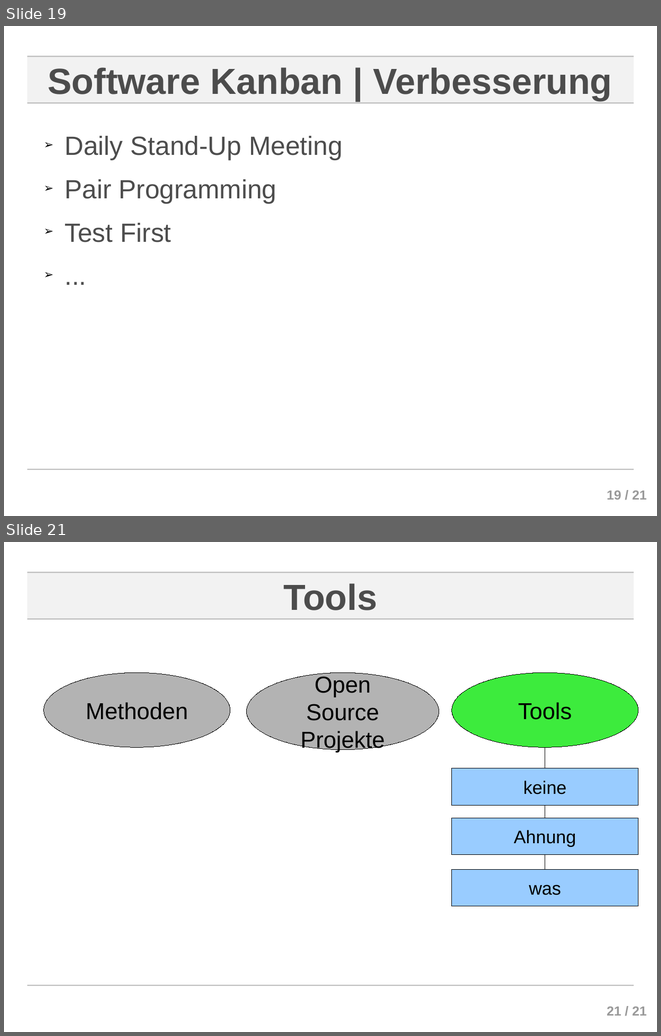
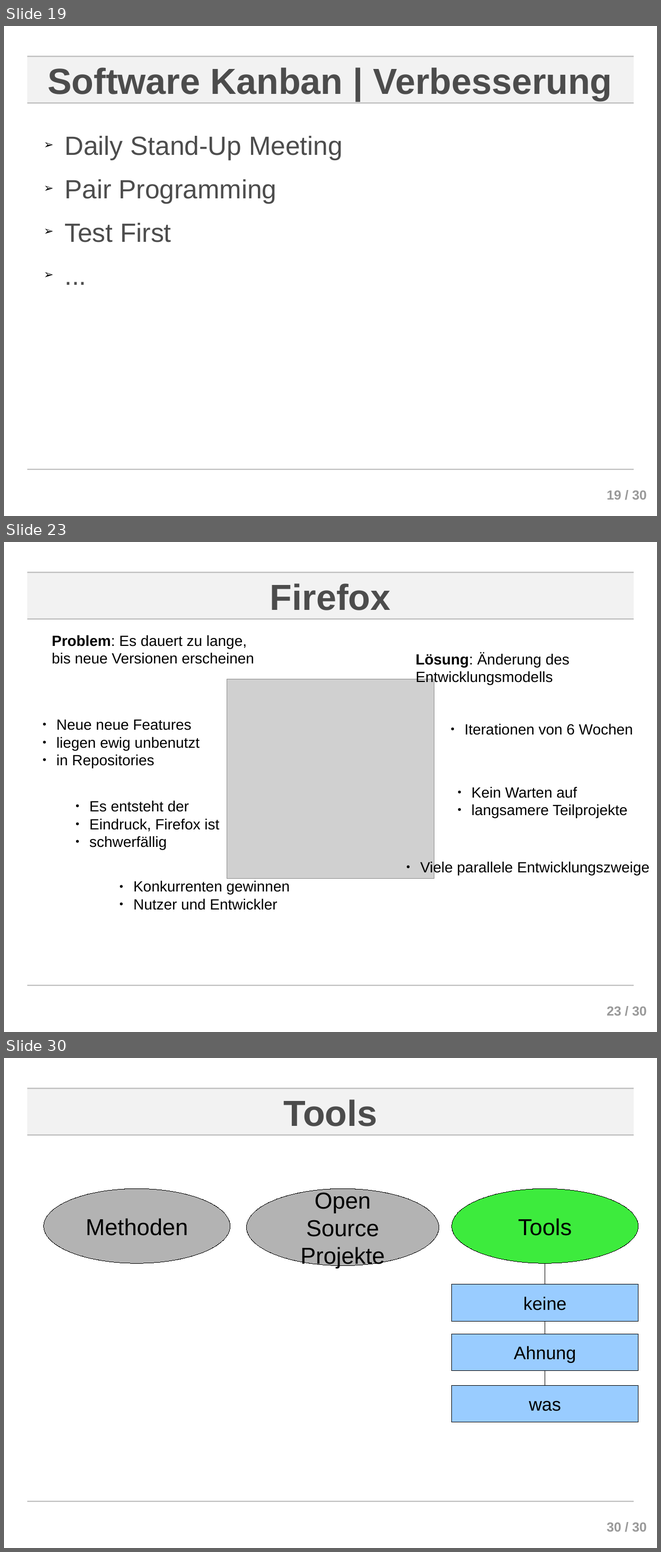
Before and after one commit to ChornHulio/sweSeminar, a slide deck: presentation/Agile Softwareentwicklung.odp. Shown one above the other, each under a label of ours: slides 19 and 21 before the commit, slides 19, 23 and 30 after it; the slides between them are not shown. The pictures are 661x1036 and 661x1552 pixels, drawn with LibreOffice and Linux fonts; fonts in the diff are those of the drawing; grey boxes stand for pictures; background and template pictures are left out. Boxes give left, top, right and bottom in pixels: in the first picture for what was removed or moved away, otherwise in the second. Text is boxed around its words. In the diff, an @@ line names an element or a change of style, - is before the commit and + after.

```diff
--- a/presentation/Agile Softwareentwicklung.odp
+++ b/presentation/Agile Softwareentwicklung.odp
@@ slide 23 added at box(4, 542, 657, 1032), background #FFFFFF; not listed: 5 template elements that a slide beside it also shows @@
@@ title added at box(270, 583, 390, 610), 44 pt, text #4C4C4C, bold @@
+Firefox
@@ text added at box(52, 635, 254, 664), 18 pt, text #000000 @@
+Problem: Es dauert zu lange,
+bis neue Versionen erscheinen
@@ text added at box(416, 653, 570, 685), 18 pt, text #000000 @@
+Lösung: Änderung des
+Entwicklungsmodells
@@ picture added at box(227, 679, 434, 878) @@
@@ text added at box(56, 719, 200, 768), 18 pt, text #000000 @@
+  ● Neue neue Features
+  ● liegen ewig unbenutzt
+  ● in Repositories
@@ text added at box(465, 723, 633, 735), 18 pt, text #000000 @@
+  ● Iterationen von 6 Wochen
@@ text added at box(471, 786, 627, 818), 18 pt, text #000000 @@
+  ● Kein Warten auf
+  ● langsamere Teilprojekte
@@ text added at box(89, 800, 219, 849), 18 pt, text #000000 @@
+  ● Es entsteht der
+  ● Eindruck, Firefox ist
+  ● schwerfällig
@@ text added at box(420, 861, 650, 875), 18 pt, text #000000 @@
+  ● Viele parallele Entwicklungszweige
@@ text added at box(133, 880, 290, 910), 18 pt, text #000000 @@
+  ● Konkurrenten gewinnen
+  ● Nutzer und Entwickler
@@ page number at box(607, 490, 647, 499): text changed @@
-19 / 21
+19 / 30
@@ what was slide 21 is now slide 30 @@
@@ page number at box(607, 1522, 647, 1531): text changed @@
-21 / 21
+30 / 30
```
Also in this commit, not shown: 1 slide changed, 8 other slides added.
